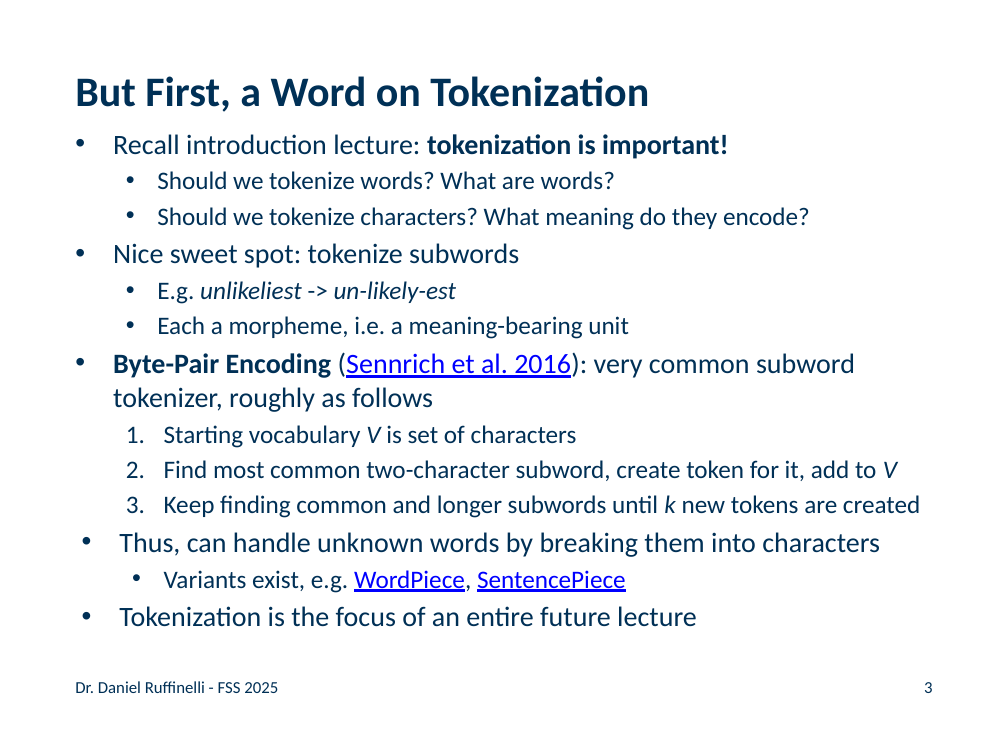
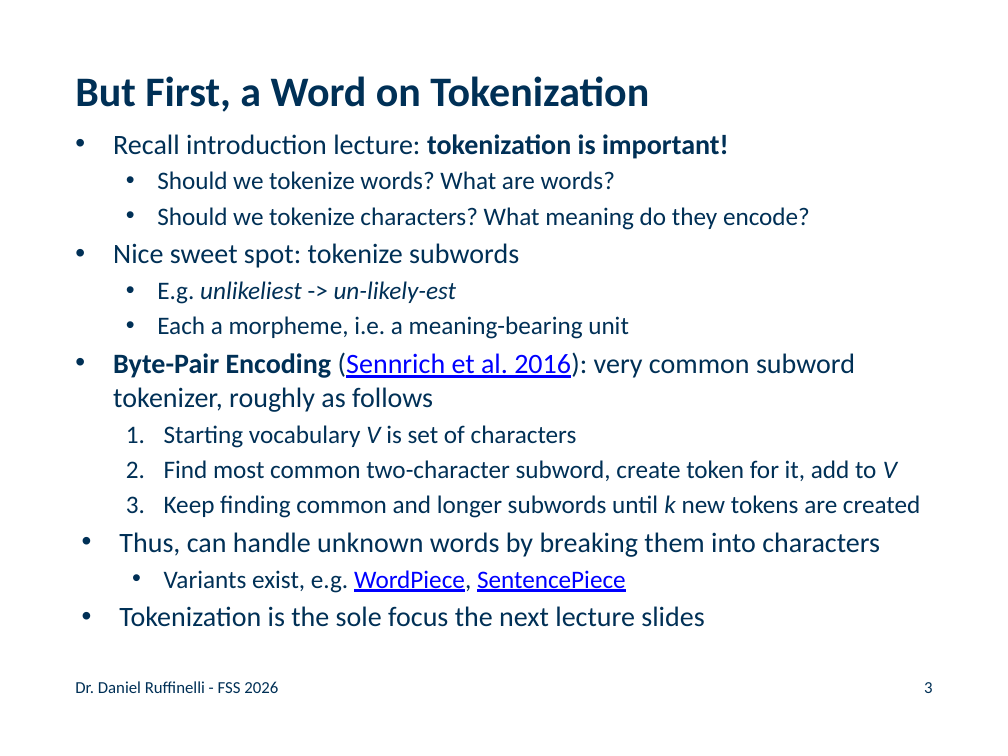
Before and after one commit to rufex2001/teaching_llms, a slide deck: slide 3 of lectures/05_transfer_learning/05_transfer_learning.pptx. Drawn at 1008x756 pixels with LibreOffice and Linux fonts; fonts in the diff are those of the drawing; background and template pictures are left out. Boxes give left, top, right and bottom in pixels: in the first picture for what was removed or moved away, otherwise in the second. Text is boxed around its words. In the diff, an @@ line names an element or a change of style, - is before the commit and + after.

```diff
--- a/lectures/05_transfer_learning/05_transfer_learning.pptx
+++ b/lectures/05_transfer_learning/05_transfer_learning.pptx
@@ text at <box>119,606,704,627</box>: text changed @@
-• Tokenization is the focus of an entire future lecture
+• Tokenization is the sole focus the next lecture slides
@@ text at <box>75,681,278,693</box>: text changed @@
-Dr. Daniel Ruffinelli - FSS 2025
+Dr. Daniel Ruffinelli - FSS 2026
```
Also in this commit, not shown: 63 other slides changed, 1 other file.
